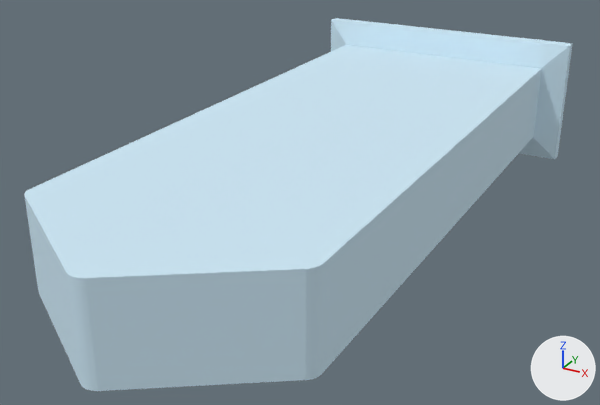
The FBX model Unity Project/Giroux-CAP6117-SANC - crown/Assets/Models/LOD Headstones/PA-316-F.fbx: old version first, new version second.
Both versions are drawn from a 50 mm camera at (0.617, -1.81, 0.526) aimed at (-0.022, -0.647, -0.056). Lighting does not change. The marker at lower right points along +X, +Y and +Z. The older version comes first. Objects named as collision shapes, trigger or cutter boxes, shadow casters or lower levels of detail are left out. Where no turn or scale is listed for an object, it has been applied to the vertices.

Objects in the first picture: 'PA-316-F_LOD0'.
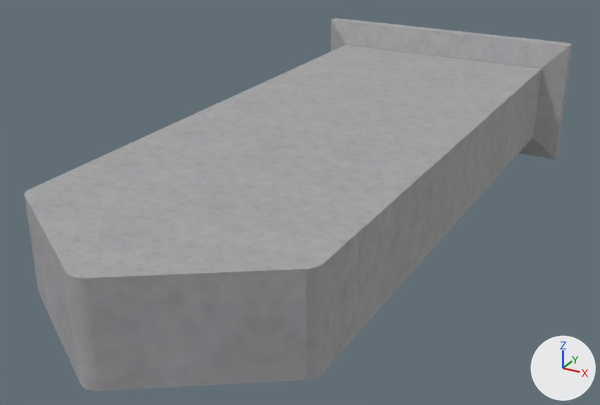
The change, as a diff of the scene's bpy script:
```diff
--- a/Unity Project/Giroux-CAP6117-SANC - crown/Assets/Models/LOD Headstones/PA-316-F.fbx.py
+++ b/Unity Project/Giroux-CAP6117-SANC - crown/Assets/Models/LOD Headstones/PA-316-F.fbx.py
@@ img_a_316_f_png @@
+img_a_316_f_png = load_image('A-316-F.png', '../../Materials/LOD Headstone Mats/A-316-F.png', 1024, 1024, 'sRGB')
@@ mat_0_615686_0_811765_0_929412_0_000000_0_116 @@
 mat_0_615686_0_811765_0_929412_0_000000_0_116 = principled_material('0.615686_0.811765_0.929412_0.000000_0.116')
-mat_0_615686_0_811765_0_929412_0_000000_0_116.base_color = (0.616, 0.812, 0.929)  # blue #cee9f7
-mat_0_615686_0_811765_0_929412_0_000000_0_116.roughness = 1.0
+mat_0_615686_0_811765_0_929412_0_000000_0_116.texture = img_a_316_f_png
+mat_0_615686_0_811765_0_929412_0_000000_0_116.roughness = 0.859
```

What differs and where, as boxes [x1, y1, x2, y2] in the pictures (600 x 405 px):
'PA-316-F_LOD0', surface changed (blue to grey): [24, 18, 573, 391] in both
